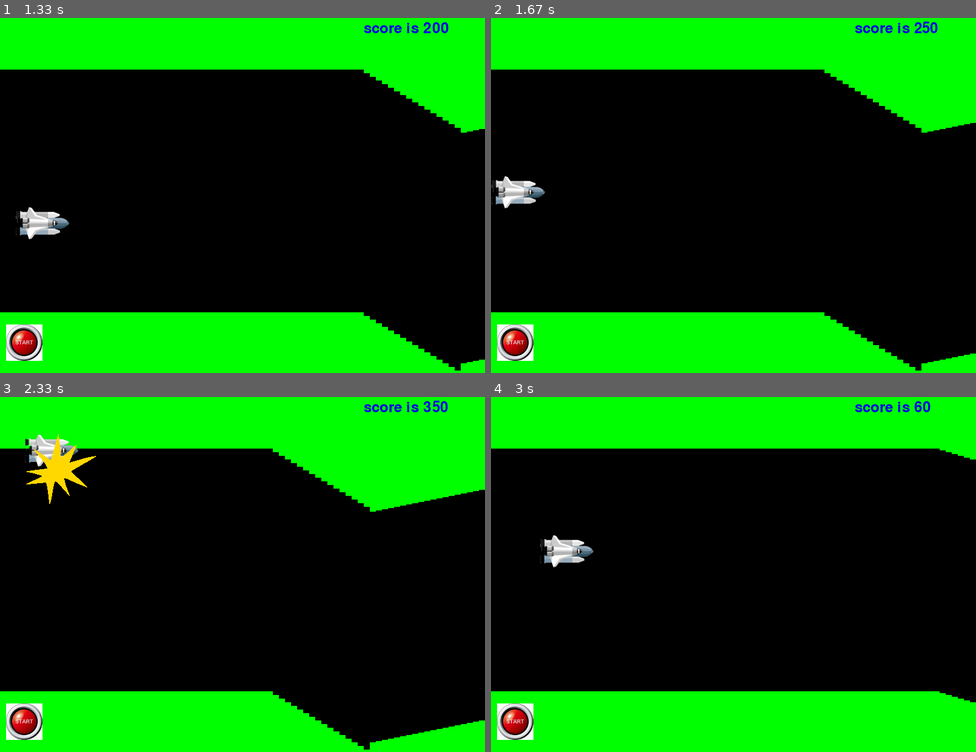
Above: before the commit, frames 1-4 (two rows, left to right).
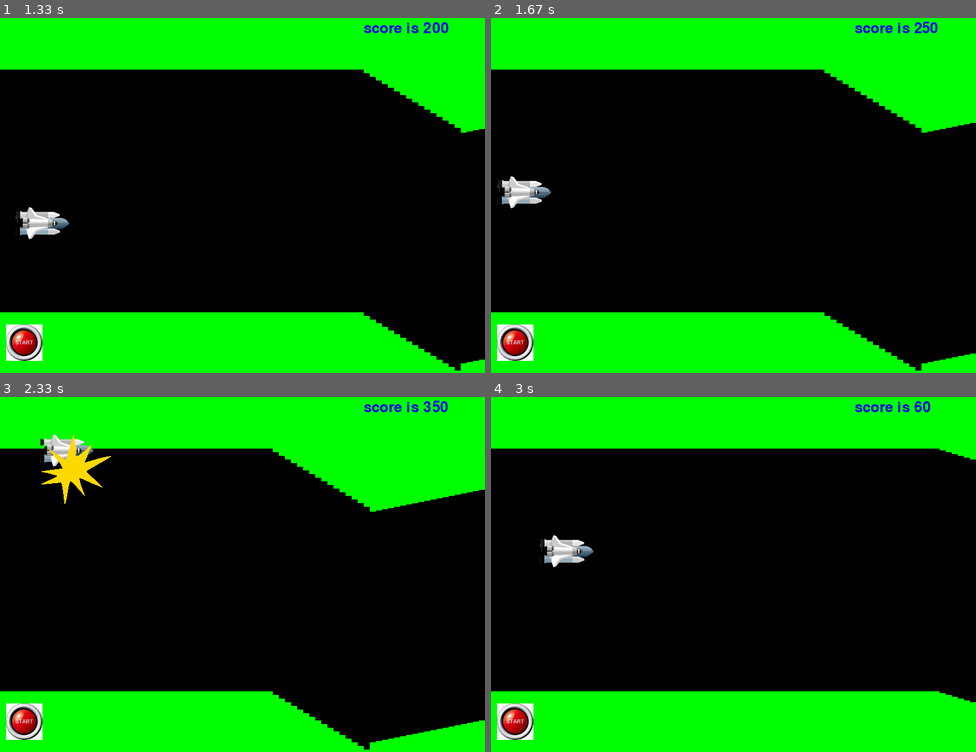
Above: after the commit, the same moments.

Repository: tedykim/pygame_cave
Game: pygame game, started from cave.py
Two runs of this game, one before a commit and one after it. Both use one fixed random seed, a clock stepped at 60 frames per second and the inputs below.
Inputs (mouse positions are in pixels of both pictures, inside the frame that each line leads up to):
- Up to frame 1 (1.33 s): hold Left 0.33-0.87 s; hold Left 0.9-1.3 s; tap Space at 0.97 s
- Up to frame 2 (1.67 s): hold Up from 1.33 s (still down); tap Space at 1.4 s
- Up to frame 3 (2.33 s): release Up at 1.7 s; hold Right from 1.73 s (still down); tap Space at 1.8, 2.1 s
- Up to frame 4 (3 s): release Right at 2.37 s; click (515, 720) at 2.5 s; hold Left from 2.73 s (still down); move the mouse to (801, 599) at 2.77 s; tap Space at 2.8 s

Frame 1 is identical in both runs. In frame 2, 0.5% of the frame differs, in the area x 0-13%, y 44-54%; in frame 3, 1.3%, in the area x 5-23%, y 10-31%; in frame 4, nothing differs.

Commit message:
ship_y가 좌우로 움직이기,위/아래 움직이기, x축에서 사라지지않게하기,재시작버튼변경,v3

Diff:
--- a/cave.py
+++ b/cave.py
@@ -1,4 +1,4 @@
-# ship_y가 좌우로 움직이게하기,위로가기 버튼변경 ,v2
+# ship_y가 좌우로 움직이기,위/아래 움직이기, x축에서 사라지지않게하기,재시작버튼변경,v3
 import sys
 from random import randint
 import pygame
@@ -58,6 +58,13 @@
                 elif event.key == K_UP:  # 화살표 위 버튼
                     velocity_y = -5  # 위로 이동
 
+            # x축 값이 0 이하일 때 0으로 설정
+            if ship_x < 20:
+                ship_x = 20
+            # x축 값이 800 이상일 때 800으로 설정
+            if ship_x > 770 - ship_image.get_width():
+                ship_x = 770 - ship_image.get_width()
+
         if game_over:
             if restart_button_rect.collidepoint(pygame.mouse.get_pos()):
                 if pygame.mouse.get_pressed()[0]:
